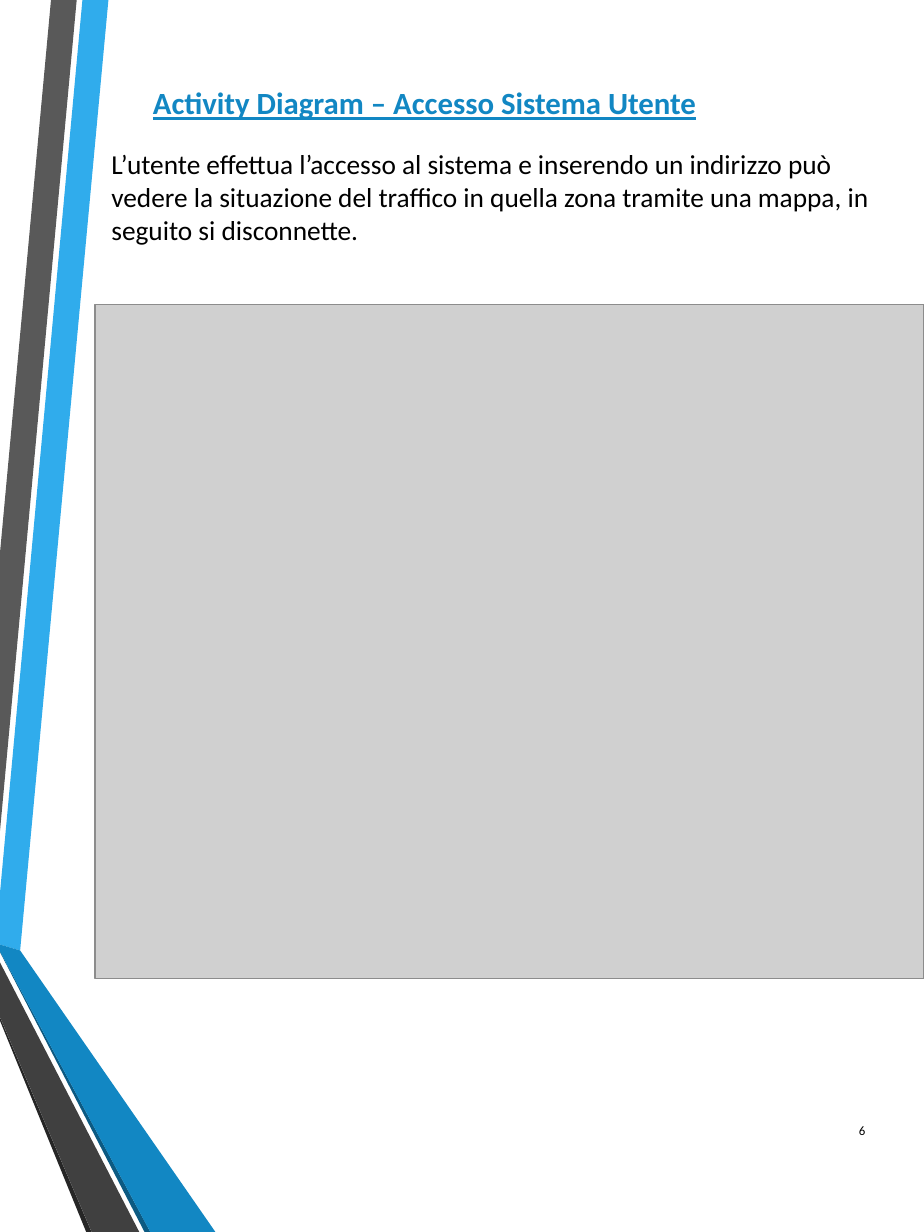
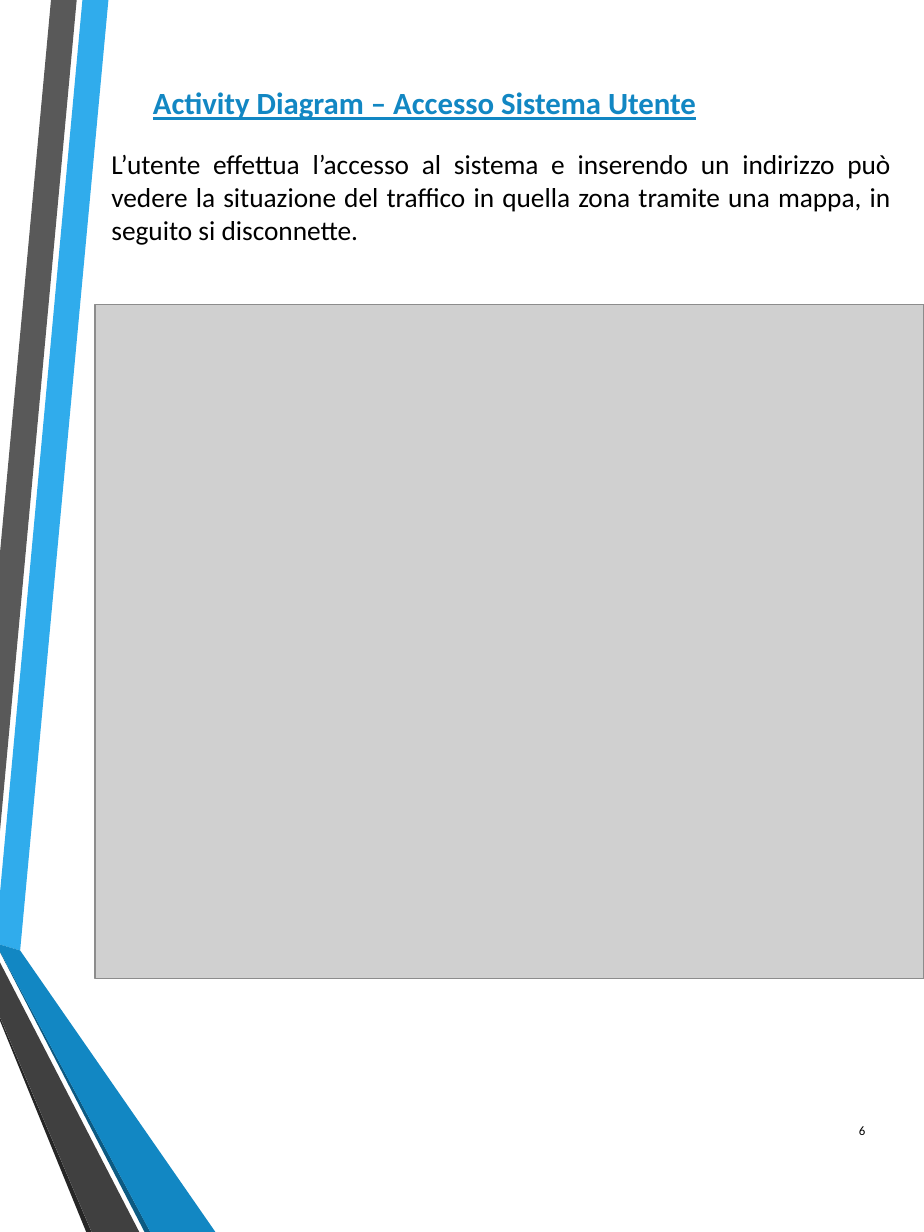
Before and after one commit to federicomegler/traffic-monitor, a slide deck: slide 6 of Design/Traffic_monitor.pptx. Drawn at 924x1232 pixels with LibreOffice and Linux fonts; fonts in the diff are those of the drawing; grey boxes stand for pictures. Boxes give left, top, right and bottom in pixels: in the first picture for what was removed or moved away, otherwise in the second. Text is boxed around its words. In the diff, an @@ line names an element or a change of style, - is before the commit and + after.

```diff
--- a/Design/Traffic_monitor.pptx
+++ b/Design/Traffic_monitor.pptx
@@ text "L’utente effettua l’accesso al sistema ..." at (x1=111, y1=155, x2=891, y2=245): alignment left to justified @@
```
Also in this commit, not shown: 9 other slides changed.
